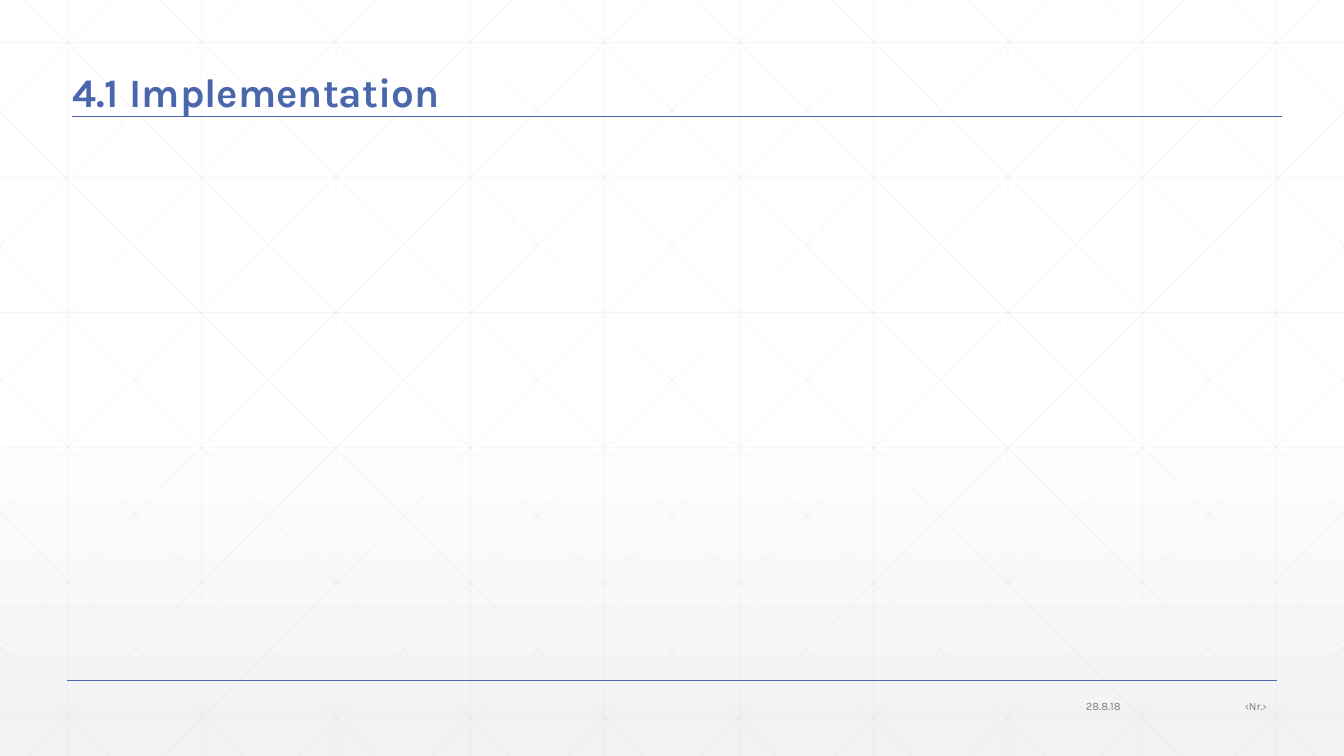
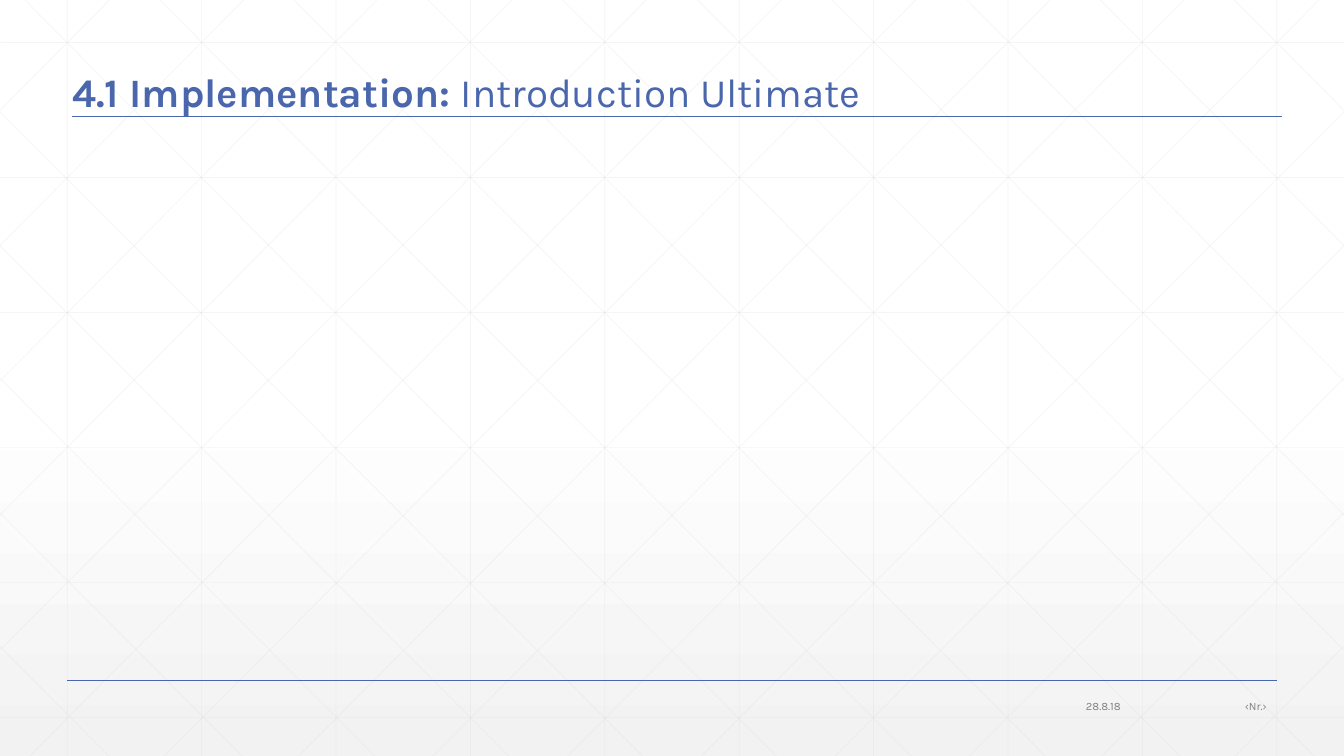
Before and after one commit to JonasWerner/BachelorThesis, a slide deck: slide 58 of Presentation/pdr_presentation.pptx (slide 57 before the commit). Drawn at 1344x756 pixels with LibreOffice and Linux fonts; fonts in the diff are those of the drawing. Boxes give left, top, right and bottom in pixels: in the first picture for what was removed or moved away, otherwise in the second. Text is boxed around its words. In the diff, an @@ line names an element or a change of style, - is before the commit and + after.

```diff
--- a/Presentation/pdr_presentation.pptx
+++ b/Presentation/pdr_presentation.pptx
@@ title at box(72, 78, 860, 117): text changed; bold off @@
-4.1 Implementation
+4.1 Implementation: Introduction Ultimate
```
Also in this commit, not shown: 4 other slides changed, 2 slides added.
